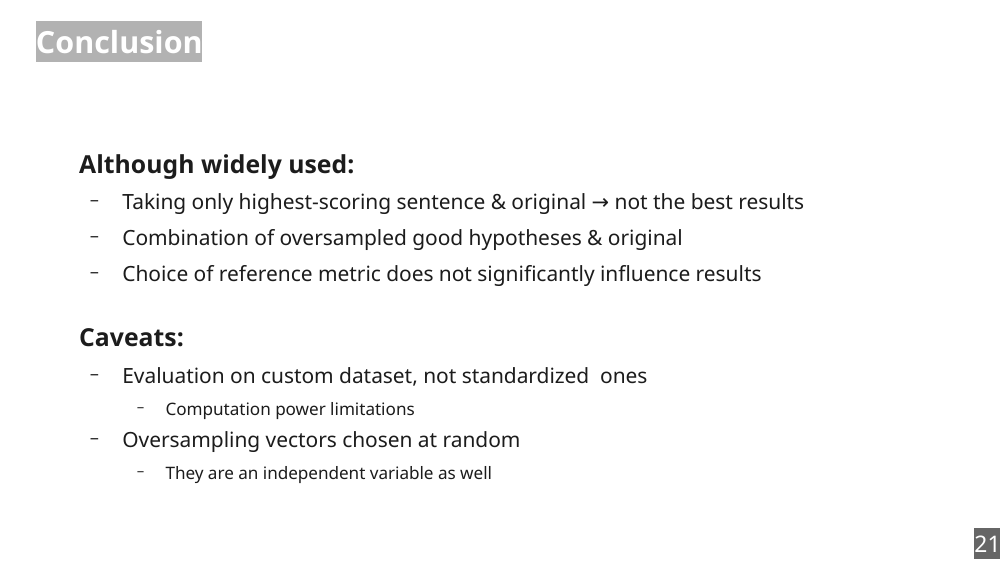
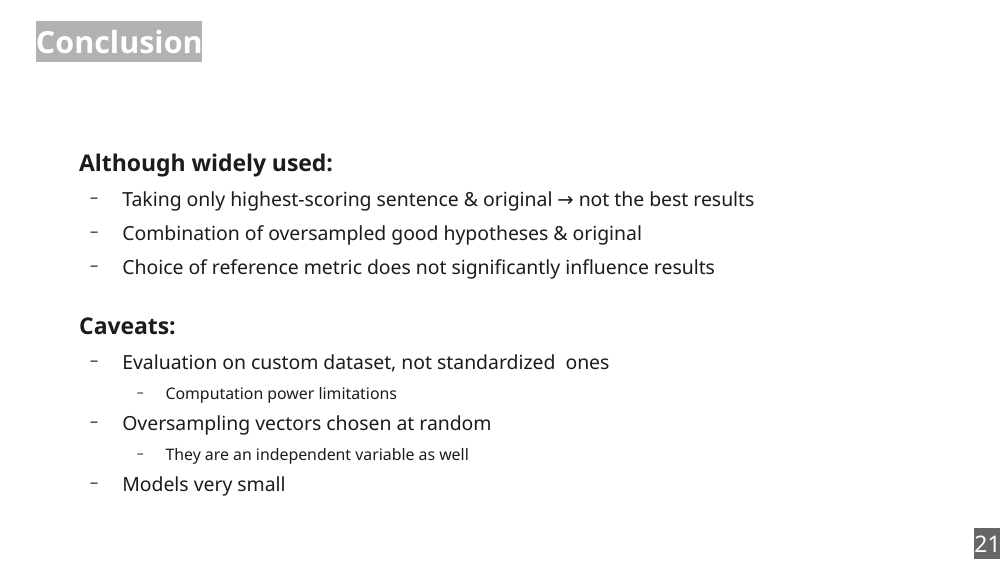
Before and after one commit to zouharvi/reference-mt-distill, a slide deck: slide 21 of meta/final_presentation.odp. Drawn at 1008x567 pixels with LibreOffice and Linux fonts; fonts in the diff are those of the drawing. Boxes give left, top, right and bottom in pixels: in the first picture for what was removed or moved away, otherwise in the second. Text is boxed around its words. In the diff, an @@ line names an element or a change of style, - is before the commit and + after.

```diff
--- a/meta/final_presentation.odp
+++ b/meta/final_presentation.odp
@@ text at <box>79,153,754,464</box>: size 19.5 to 18 pt in "Although widely used:", "Caveats:"; size 16.5 to 15.3 pt in "Taking only highest-scoring sentence & original → ...", "Combination of oversampled good hypotheses & original", "Choice of reference metric does not significantly ...", "Evaluation on custom dataset, not standardized ones" and 1 more places; size 13.5 to 12.5 pt in "Computation power limitations", "They are an independent variable as well" @@
@@ text at <box>122,476,285,496</box>: paragraph added @@
+  − Models very small
```
Also in this commit, not shown: 13 other slides changed.
